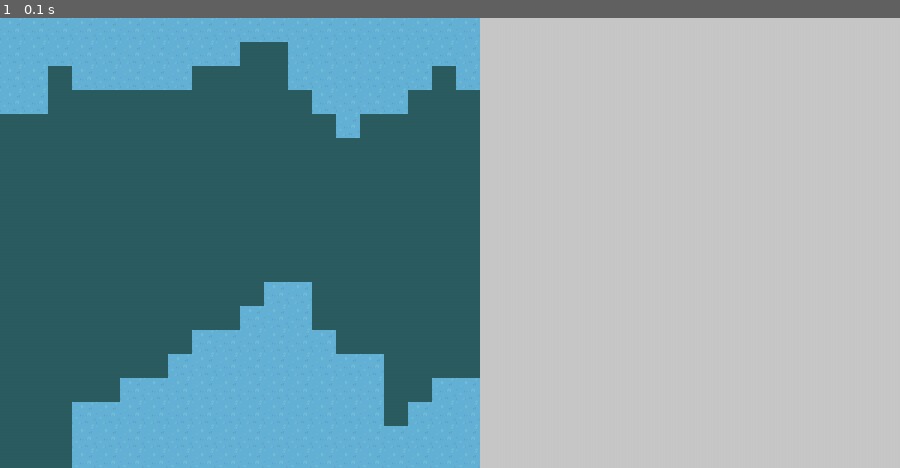
Above: before the commit, frame 1.
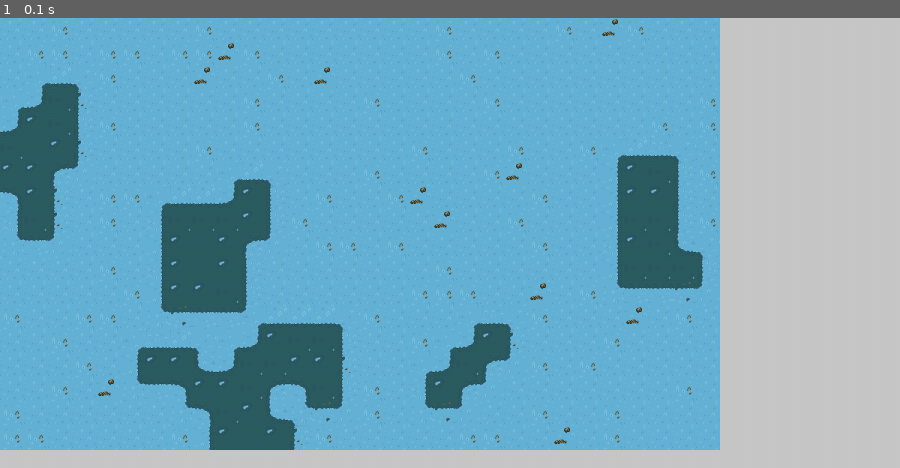
Above: after the commit, the same moment.

Repository: artieur262/Roborancon
Game: pygame game, started from teste10.py
Two runs of this game, one before a commit and one after it. Both use one fixed random seed, a clock stepped at 60 frames per second and the inputs below.
Inputs:
- Up to frame 1 (0.1 s): no input

The runs differ from the first frame. In frame 1, 60% of the frame differs, in the area x 0-80%, y 0-100%.

Commit message:
correction de bug

Diff:
--- a/game/map/biome/teste_biome.py
+++ b/game/map/biome/teste_biome.py
@@ -8,7 +8,7 @@
 class TesteBiome(Biome):
     def __init__(self, seed):
         random.seed(seed)
-        self.taille_grille = (20, 20)
+        self.taille_grille = (30, 18)
         self.echelle = (32,32)
         self.taille = (self.taille_grille[0]*self.echelle[0], self.taille_grille[1]*self.echelle[1])
         self.fond = pygame.Surface(self.taille, pygame.SRCALPHA)
@@ -16,8 +16,8 @@
         self.composants:list[Composant] = []
         self.sol = []
         self.image = LienSpritesheet("textures/herbe.png",(32,32)).decoupe()
-        self.grille_fond = [["vide" for _ in range(self.taille_grille[0])] for _ in range(self.taille_grille[1])]
-        self.grille_comp = [["vide" for _ in range(self.taille_grille[0])] for _ in range(self.taille_grille[1])]
+        self.grille_fond = [["vide" for _ in range(self.taille_grille[1])] for _ in range(self.taille_grille[0])]
+        self.grille_comp = [["vide" for _ in range(self.taille_grille[1])] for _ in range(self.taille_grille[0])]
 
     def get_fond(self)->pygame.Surface:
         """Retourne le fond du biome"""
@@ -33,22 +33,24 @@
         pos_herbe_cyan = []
         #ajout de l'herbe_cyan
         for _ in range(random.randint(1, 5)):
-            y = random.randint(0, self.taille_grille[0]-1)
-            x = random.randint(0, self.taille_grille[1]-1)
+            x = random.randint(0, self.taille_grille[0]-1)
+            y = random.randint(0, self.taille_grille[1]-1)
             self.grille_fond[x][y] = "herbe_cyan"
-            pos_herbe_cyan.append((y, x))
+            pos_herbe_cyan.append((x, y))
 
 
 
         # propagation de l'herbe_cyan
-        for _ in range(random.randint(1,10)):
+        for _ in range(random.randint(2,10)):
             for pos in pos_herbe_cyan:
                 if random.random() < 0.5:
-                    y = pos[0] + random.randint(-1, 1)
-                    x = pos[1] + random.randint(-1, 1)
-                    if 0 <= y < self.taille_grille[0] and 0 <= x < self.taille_grille[1] and (y!=0 or x!=0):
-                        self.grille_fond[x][y] = "herbe_cyan"
-                        pos_herbe_cyan.append((y, x))
+                    y = random.randint(-1, 1)
+                    x = random.randint(-1, 1)
+                    if 0 <= pos[0]+x < self.taille_grille[0] and 0 <= pos[1]+y < self.taille_grille[1] and (x!=0 or y!=0):
+                        self.grille_fond[pos[0]+x][pos[1]+y] = "herbe_cyan"
+                        pos_herbe_cyan.append((pos[0]+x, pos[1]+y))
+
+
 
         # self.grille_fond[4][5] = "herbe_cyan"
         # self.grille_fond[5][4] = "herbe_cyan"
@@ -61,12 +63,14 @@
                     self.grille_fond[x][y] = "herbe_bleu"
 
         # ajout de l'herbe_cyan si au moin 3 autre herbe_cyan la touche
+
         for x in range(self.taille_grille[0]):
             for y in range(self.taille_grille[1]):
                 if "herbe_bleu"==self.grille_fond[x][y]:
                     autours = self.get_autour((x,y))
                     if (sum(("herbe_cyan"==autours[1], "herbe_cyan"==autours[3], "herbe_cyan"==autours[4],"herbe_cyan"==autours[6]))>=3):
                         self.grille_fond[x][y] = "herbe_cyan"
+
 
     def genere_comp(self):
         """Génère les composants du biome"""
@@ -93,7 +97,7 @@
     def genère_herbe(self,pos:tuple[int,int],taille:tuple[int,int])->Sol:
         """Génère de l'herbe selon l'herbe autour dans la grille"""
         autour = self.get_autour(pos)
-        debug = True
+        debug = False
         if debug:
             if self.grille_fond[pos[0]][pos[1]] == "herbe_cyan":
                 return Sol((pos[0]*self.echelle[0],pos[1]*self.echelle[1]),taille,self.image[7])
